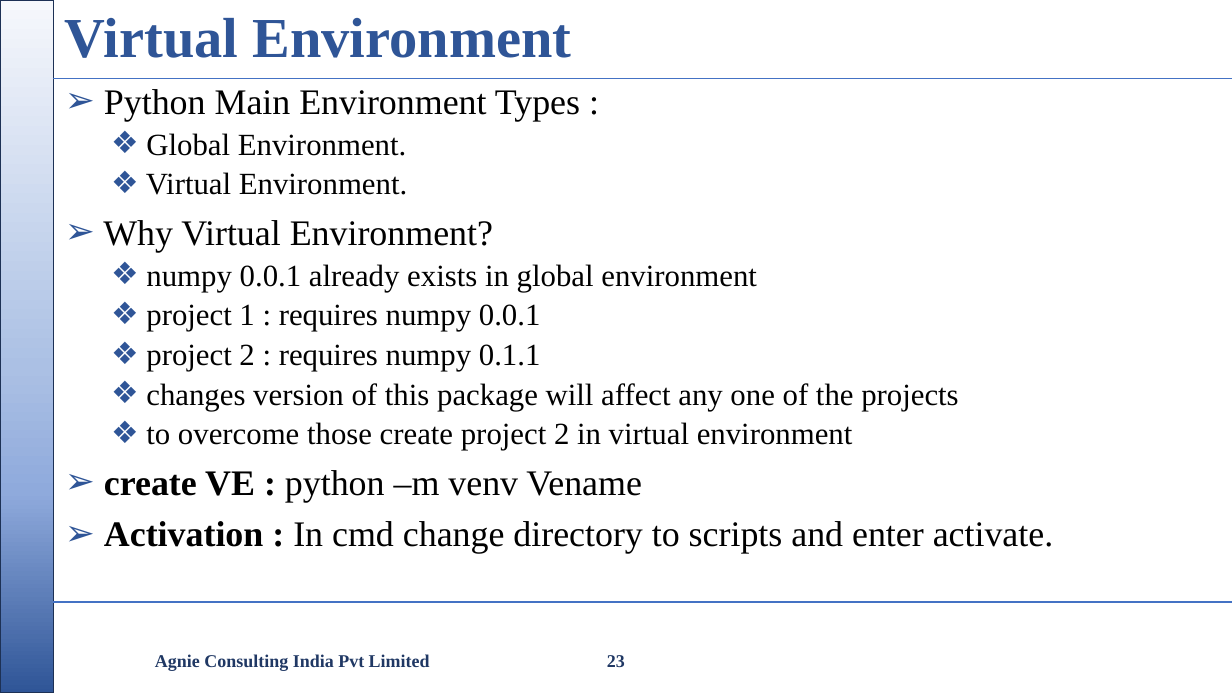
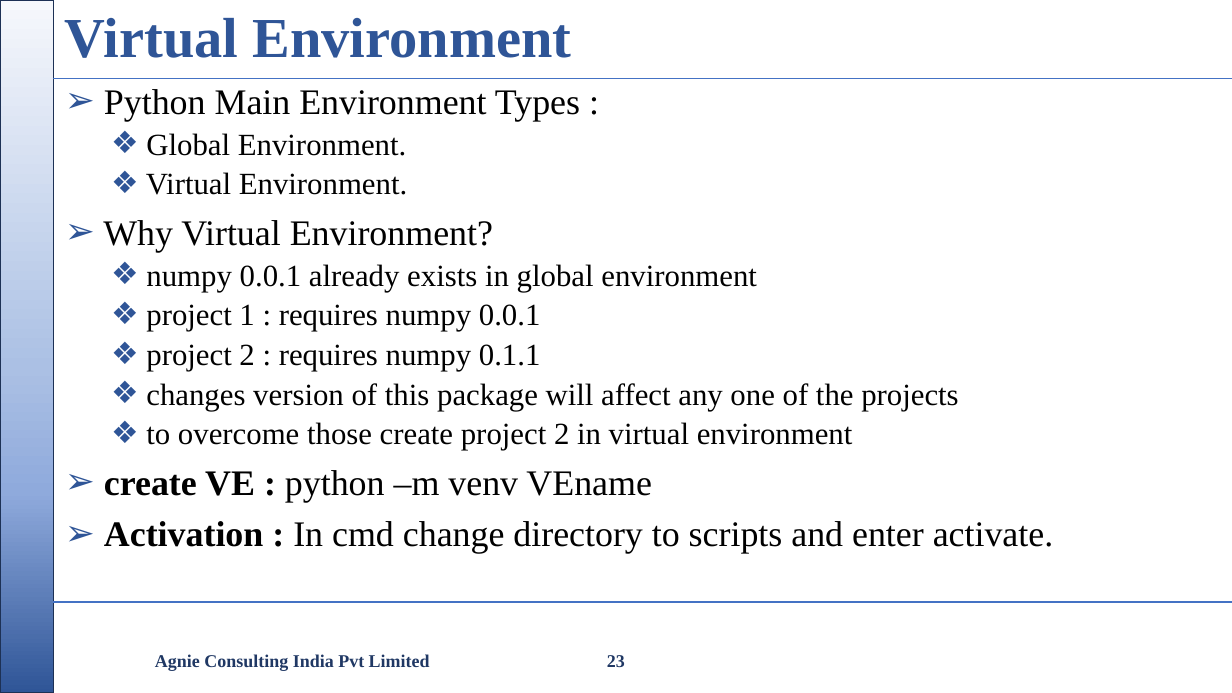
Before and after one commit to nikishdaniel1-del/Python-Cls, a slide deck: slide 23 of python class/Python Class.pptx. Drawn at 1232x693 pixels with LibreOffice and Linux fonts; fonts in the diff are those of the drawing; background and template pictures are left out. Boxes give left, top, right and bottom in pixels: in the first picture for what was removed or moved away, otherwise in the second. Text is boxed around its words. In the diff, an @@ line names an element or a change of style, - is before the commit and + after.

```diff
--- a/python class/Python Class.pptx
+++ b/python class/Python Class.pptx
@@ text at [104, 470, 652, 502]: text changed @@
-➢ create VE : python –m venv Vename
+➢ create VE : python –m venv VEname
```
Also in this commit, not shown: 4 other slides changed, 6 other files.
